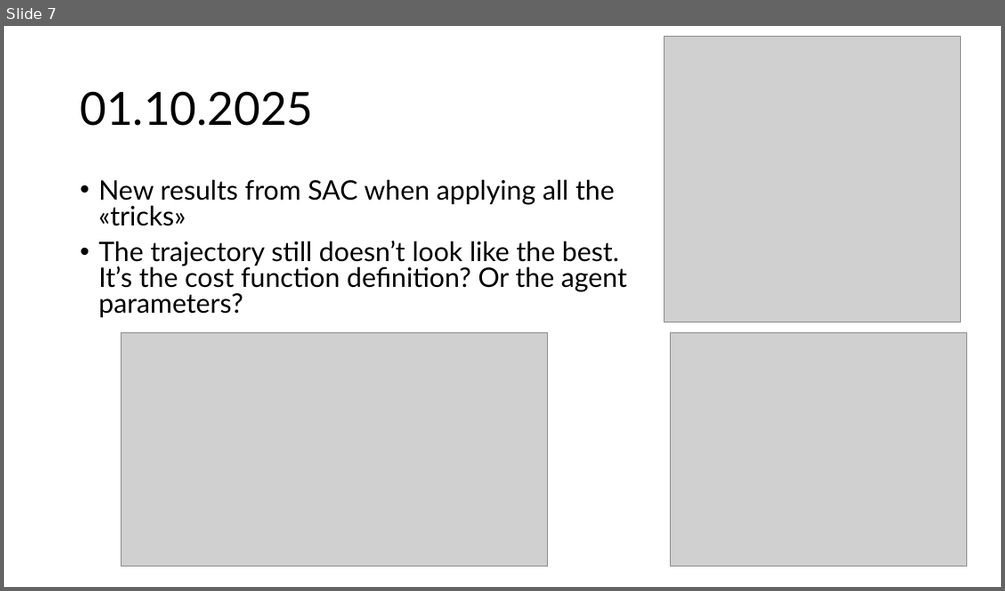
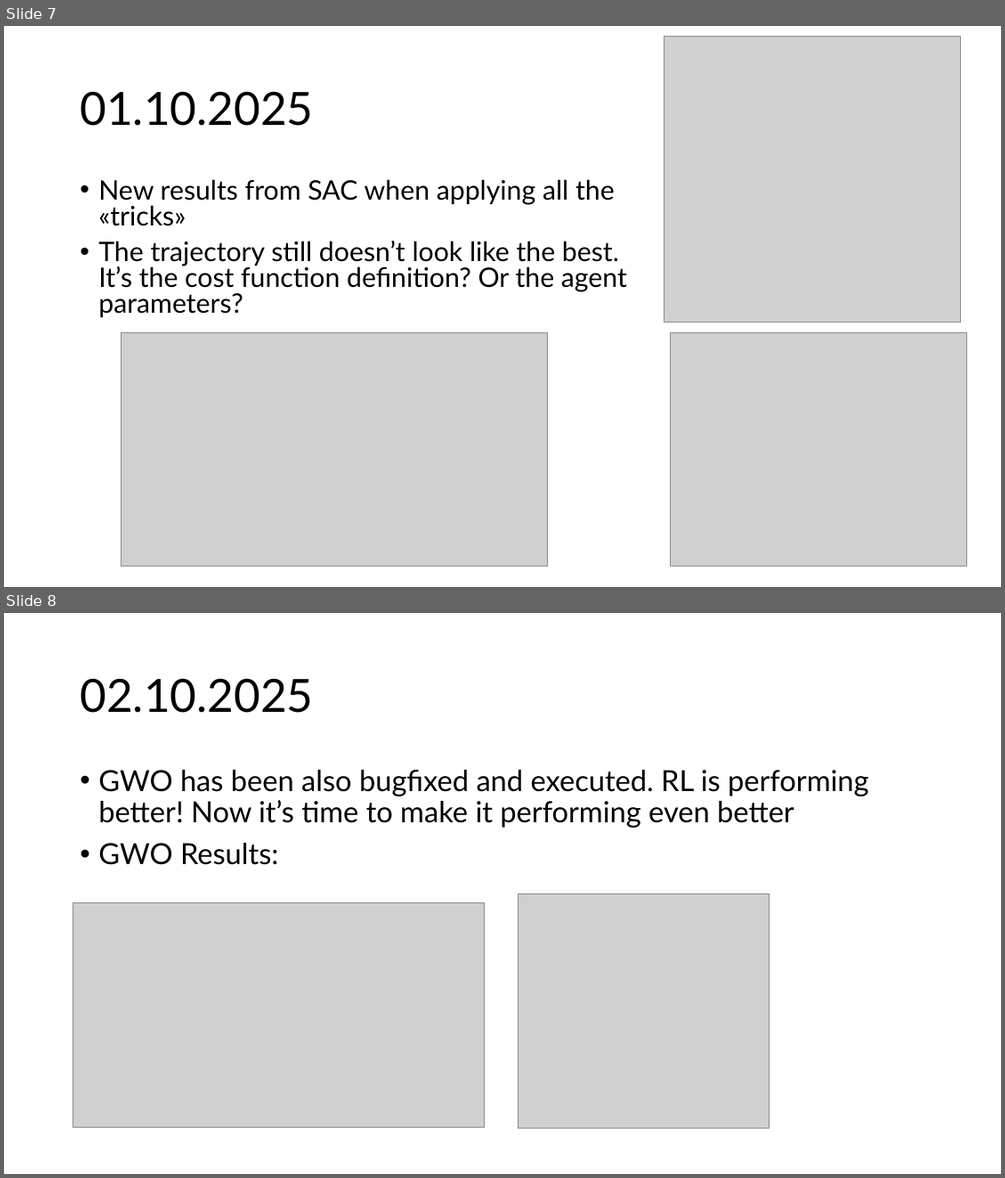
Before and after one commit to andrea-vaiuso/Advanced-Drone-Trajectory-Optimization, a slide deck: Journal/Journal.pptx. Shown one above the other, each under a label of ours: slide 7 before the commit, slides 7 and 8 after it. The pictures are 1005x591 and 1005x1178 pixels, drawn with LibreOffice and Linux fonts; fonts in the diff are those of the drawing; grey boxes stand for pictures. Boxes give left, top, right and bottom in pixels: in the first picture for what was removed or moved away, otherwise in the second. Text is boxed around its words. In the diff, an @@ line names an element or a change of style, - is before the commit and + after.

Commit message:
Add GWO optimization results and update notebooks
Added new GWO optimization run results, including costs trend plot and logs. Updated RL parameters, test script, and multiple Jupyter notebooks to reflect recent changes and results

```diff
--- a/Journal/Journal.pptx
+++ b/Journal/Journal.pptx
@@ slide 8 added at box(4, 613, 1001, 1174), background #FFFFFF @@
@@ title added at box(80, 678, 313, 713), 44 pt, text #000000 @@
+02.10.2025
@@ text added at box(98, 770, 868, 865), 28 pt, text #000000 @@
+• GWO has been also bugfixed and executed. RL is performing better! Now it’s time to make it performing even better
+• GWO Results:
@@ picture added at box(73, 903, 484, 1127) @@
@@ picture added at box(518, 893, 769, 1128) @@
```
Also in this commit, not shown: 1 other slide added, 9 other files.
